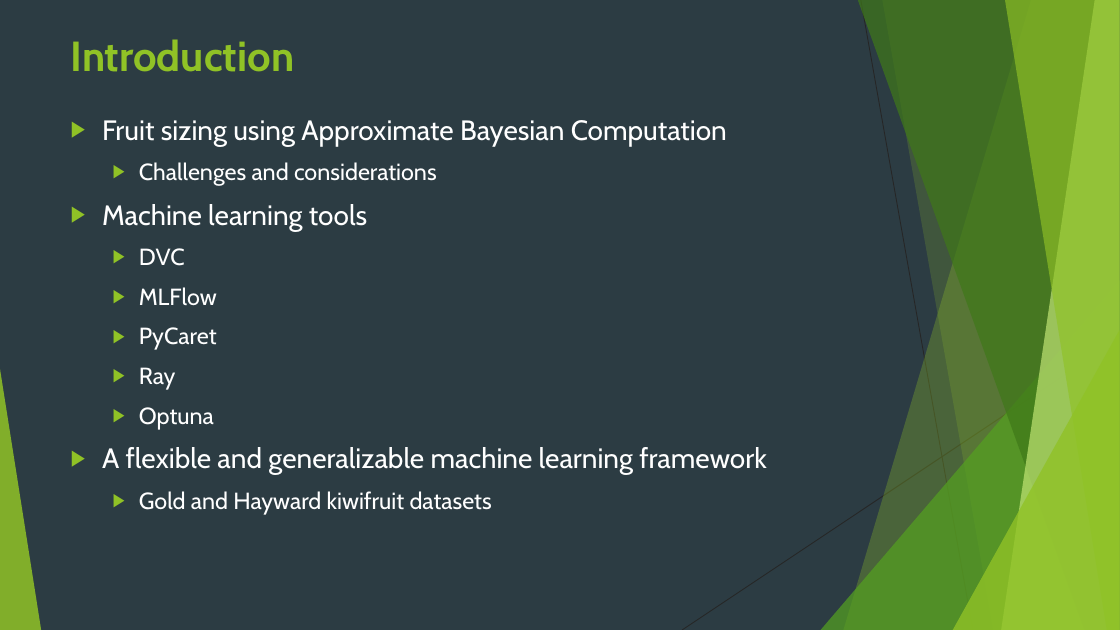
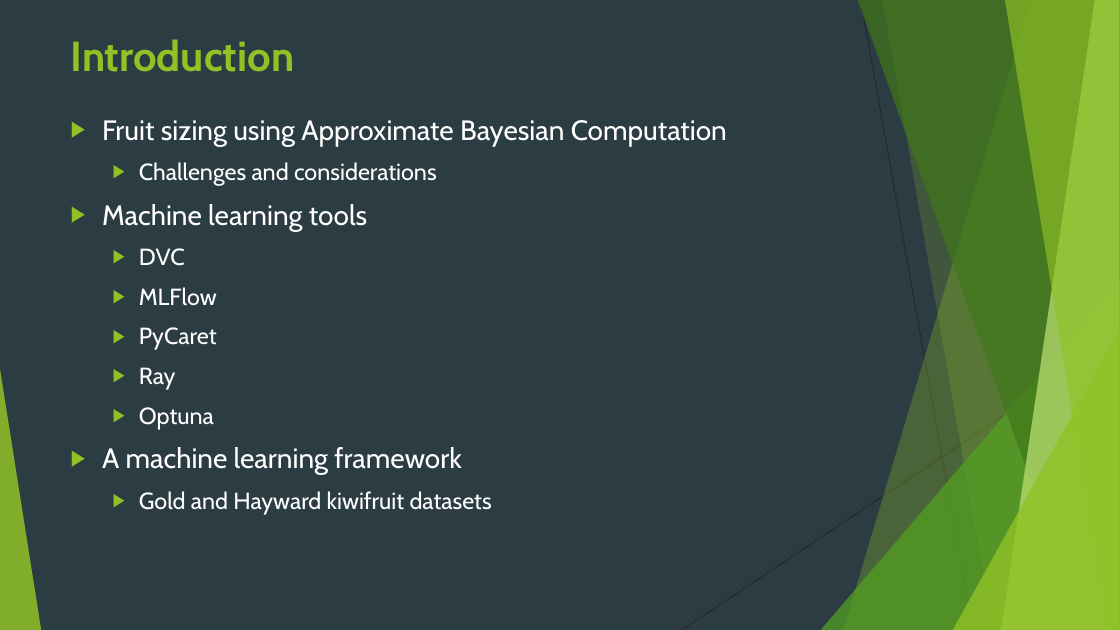
Before and after one commit to JBris/ml_pipeline, a slide deck: slide 2 of resources/ml_pipeline.pptx. Drawn at 1120x630 pixels with LibreOffice and Linux fonts; fonts in the diff are those of the drawing; background and template pictures are left out. Boxes give left, top, right and bottom in pixels: in the first picture for what was removed or moved away, otherwise in the second. Text is boxed around its words. In the diff, an @@ line names an element or a change of style, - is before the commit and + after.

```diff
--- a/resources/ml_pipeline.pptx
+++ b/resources/ml_pipeline.pptx
@@ text at [102,447,462,475]: text changed @@
-▶ A flexible and generalizable machine learning framework
+▶ A machine learning framework
```
Also in this commit, not shown: 2 other slides changed, 1 slide added, 1 slide removed.
